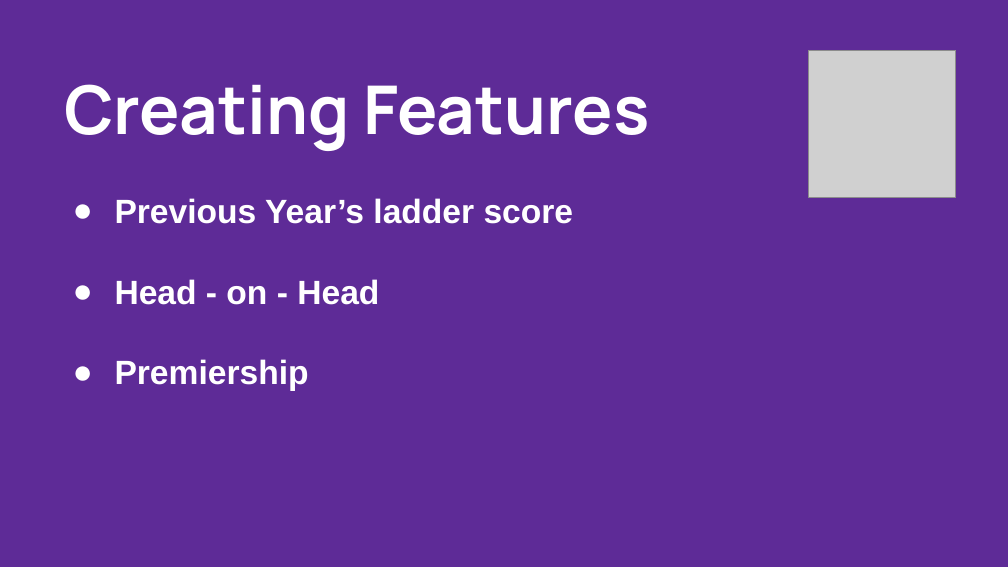
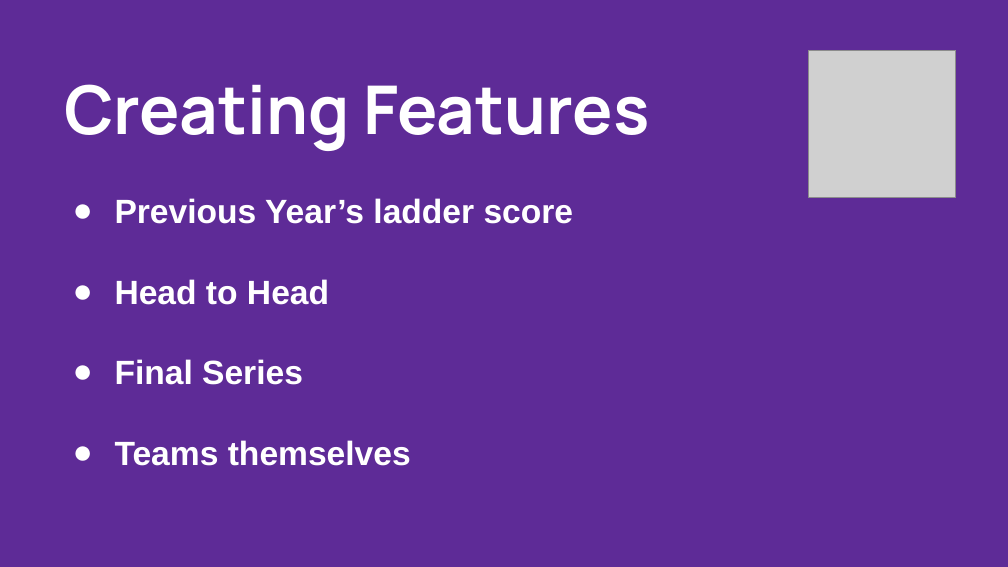
Before and after one commit to Alexander-sl-lee/Data-Science-Portfolio, a slide deck: slide 5 of General Assembly Projects/Capstone - Predicting AFL Winners/AFL Predictions.pptx. Drawn at 1008x567 pixels with LibreOffice and Linux fonts; fonts in the diff are those of the drawing; grey boxes stand for pictures. Boxes give left, top, right and bottom in pixels: in the first picture for what was removed or moved away, otherwise in the second. Text is boxed around its words. In the diff, an @@ line names an element or a change of style, - is before the commit and + after.

```diff
--- a/General Assembly Projects/Capstone - Predicting AFL Winners/AFL Predictions.pptx
+++ b/General Assembly Projects/Capstone - Predicting AFL Winners/AFL Predictions.pptx
@@ text at (x1=115, y1=279, x2=411, y2=466): text changed @@
-● Head - on - Head
-● Premiership
+● Head to Head
+● Final Series
+● Teams themselves
```
Also in this commit, not shown: 4 other slides changed, 10 slides added, 3 other files.
